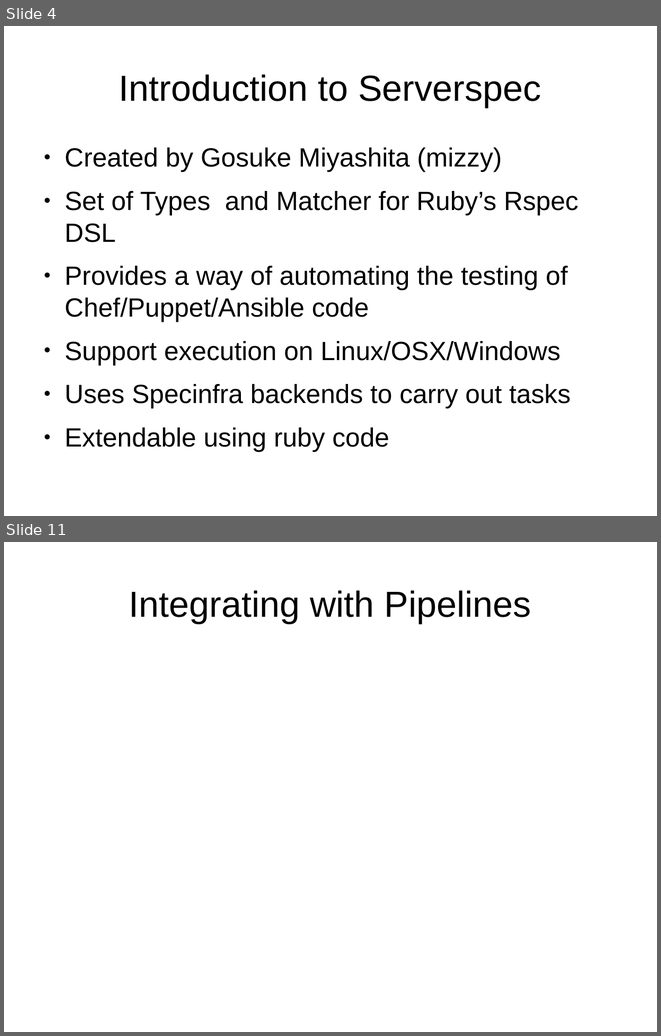
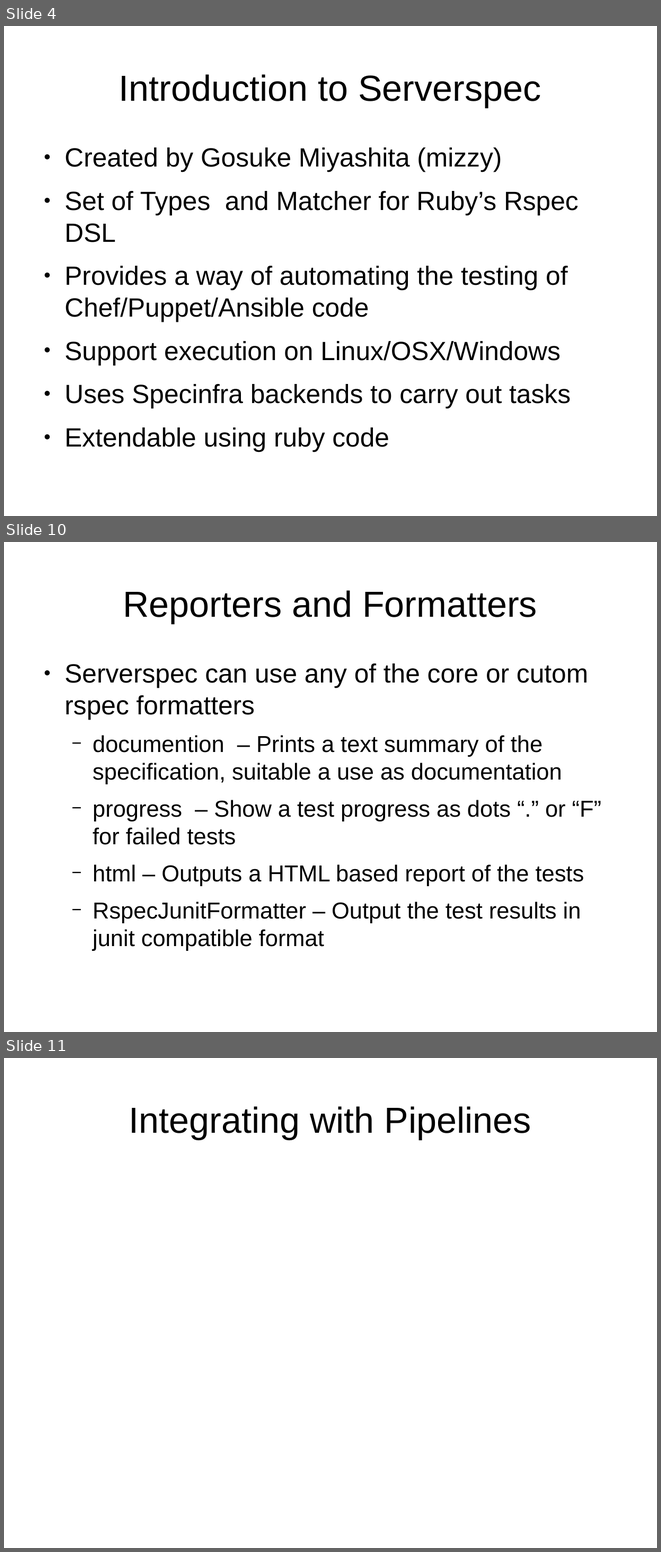
Before and after one commit to andrewwardrobe/ServerSpecDemo, a slide deck: Slides.odp. Shown one above the other, each under a label of ours: slides 4 and 11 before the commit, slides 4, 10 and 11 after it; the slides between them are not shown. The pictures are 661x1036 and 661x1552 pixels, drawn with LibreOffice and Linux fonts; fonts in the diff are those of the drawing. Boxes give left, top, right and bottom in pixels: in the first picture for what was removed or moved away, otherwise in the second. Text is boxed around its words. In the diff, an @@ line names an element or a change of style, - is before the commit and + after.

```diff
--- a/Slides.odp
+++ b/Slides.odp
@@ slide 10 added at [4, 542, 657, 1032], background #FFFFFF @@
@@ title added at [123, 590, 537, 623], 44 pt, text #000000 @@
+Reporters and Formatters
@@ text added at [64, 663, 601, 951], 28 pt, text #000000 @@
+● Serverspec can use any of the core or cutom rspec formatters
+  − documention – Prints a text summary of the specification, suitable a use as documentation
+  − progress – Show a test progress as dots “.” or “F” for failed tests
+  − html – Outputs a HTML based report of the tests
+  − RspecJunitFormatter – Output the test results in junit compatible format
```
Also in this commit, not shown: 3 slides changed, 3 other slides added, 3 slides removed.
